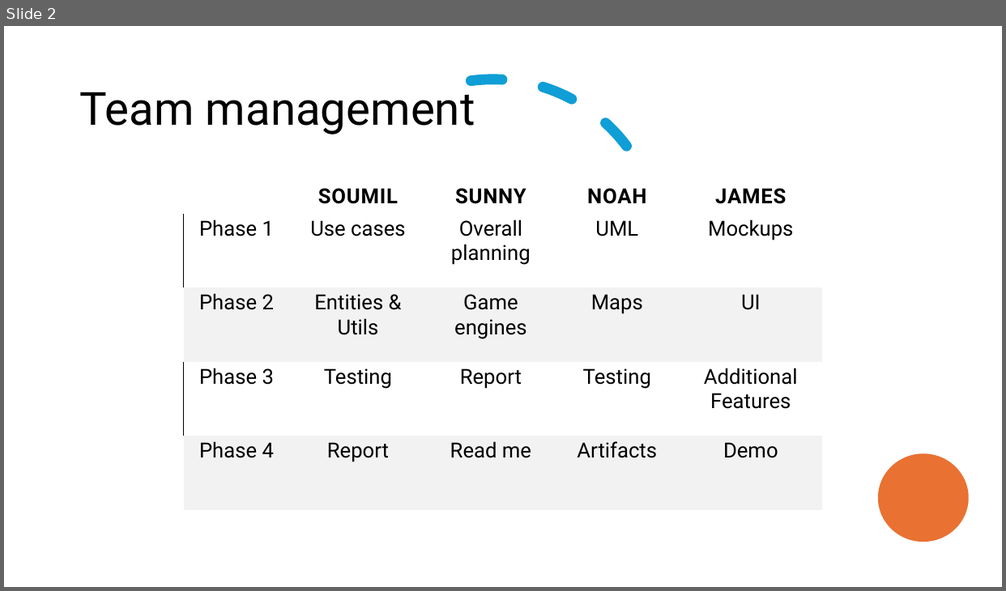
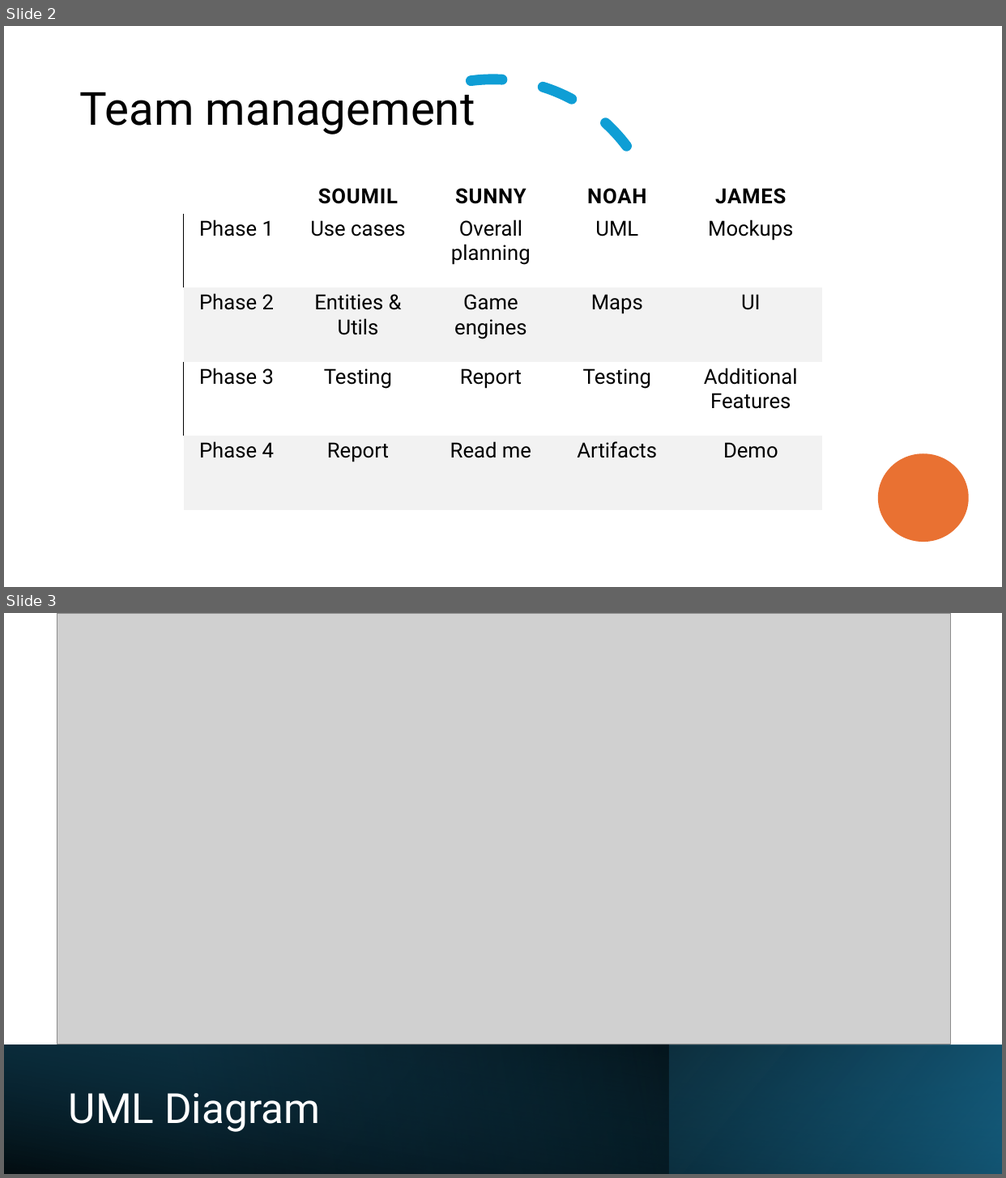
Before and after one commit to Soumil-Makhija/Red-Corridor, a slide deck: slides.pptx. Shown one above the other, each under a label of ours: slide 2 before the commit, slides 2 and 3 after it. The pictures are 1006x591 and 1006x1178 pixels, drawn with LibreOffice and Linux fonts; fonts in the diff are those of the drawing; grey boxes stand for pictures. Boxes give left, top, right and bottom in pixels: in the first picture for what was removed or moved away, otherwise in the second. Text is boxed around its words. In the diff, an @@ line names an element or a change of style, - is before the commit and + after.

Commit message:
Added UML slides

```diff
--- a/slides.pptx
+++ b/slides.pptx
@@ slide 3 added at (4, 613, 1002, 1174), background #FFFFFF @@
@@ picture added at (57, 613, 951, 1044) @@
@@ rectangle added at (4, 1046, 1002, 1174), fill gradient #000000 to #156082 @@
@@ rectangle added at (4, 1046, 669, 1174), fill gradient #104862 to #000000 @@
@@ rectangle added at (4, 1046, 1002, 1174), fill gradient #000000 to #156082 @@
@@ title added at (69, 1093, 320, 1132), 40 pt, text #FFFFFF @@
+UML Diagram
```
Also in this commit, not shown: 1 other file.
